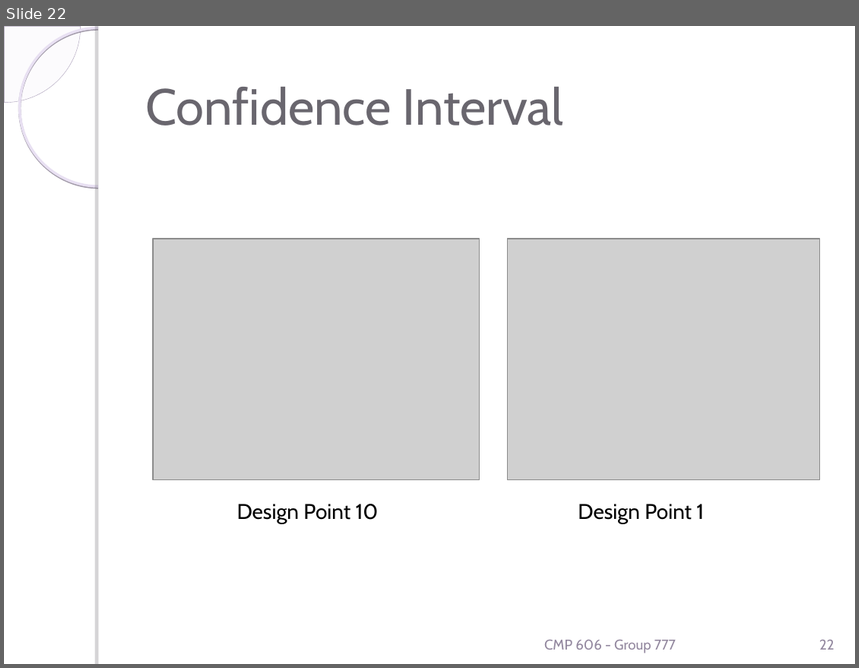
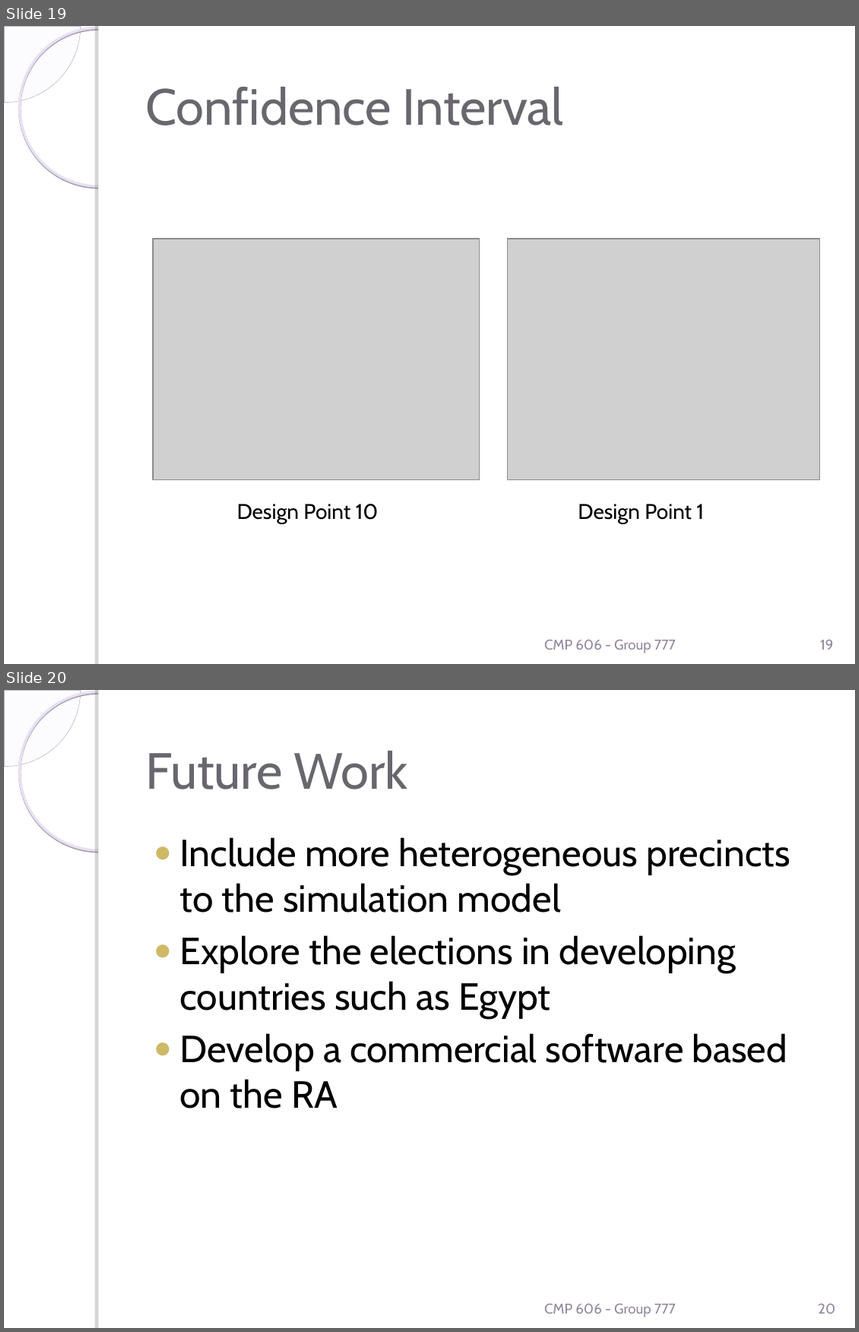
Before and after one commit to heshamnaiem/election-voting-system-modeling-and-simulation, a slide deck: CMP606-Group777-Poster.ppt. Shown one above the other, each under a label of ours: slide 22 before the commit, slides 19 and 20 after it. The pictures are 859x668 and 859x1332 pixels, drawn with LibreOffice and Linux fonts; fonts in the diff are those of the drawing; grey boxes stand for pictures; background and template pictures are left out. Boxes give left, top, right and bottom in pixels: in the first picture for what was removed or moved away, otherwise in the second. Text is boxed around its words. In the diff, an @@ line names an element or a change of style, - is before the commit and + after.

```diff
--- a/CMP606-Group777-Poster.ppt
+++ b/CMP606-Group777-Poster.ppt
@@ slide 20 added at (4,690,855,1328), background picture (left out); not listed: 4 template elements that a slide beside it also shows @@
@@ title added at (146,751,408,790), 43 pt, text #69666E @@
+Future Work
@@ text added at (180,837,791,1109), 32 pt, text #000000 @@
+● Include more heterogeneous precincts to the simulation model
+● Explore the elections in developing countries such as Egypt
+● Develop a commercial software based on the RA
@@ text added at (544,1304,676,1318), 12 pt, text #93889F @@
+CMP 606 - Group 777
@@ page number added at (818,1304,835,1314), 12 pt, text #93889F @@
+20
@@ what was slide 22 is now slide 19 @@
@@ page number at (820,640,833,650): text changed @@
-22
+19
```
Also in this commit, not shown: 6 slides changed, 2 slides removed.
